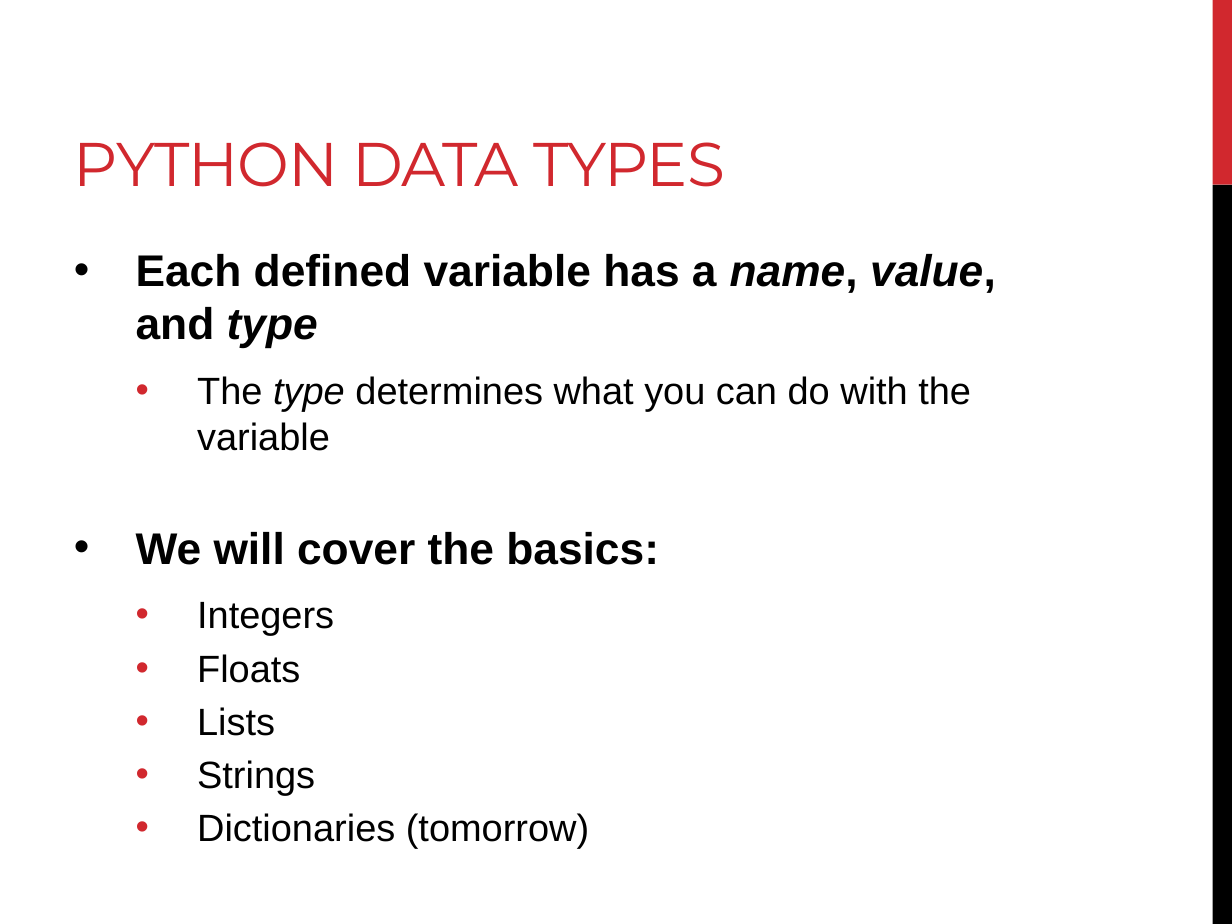
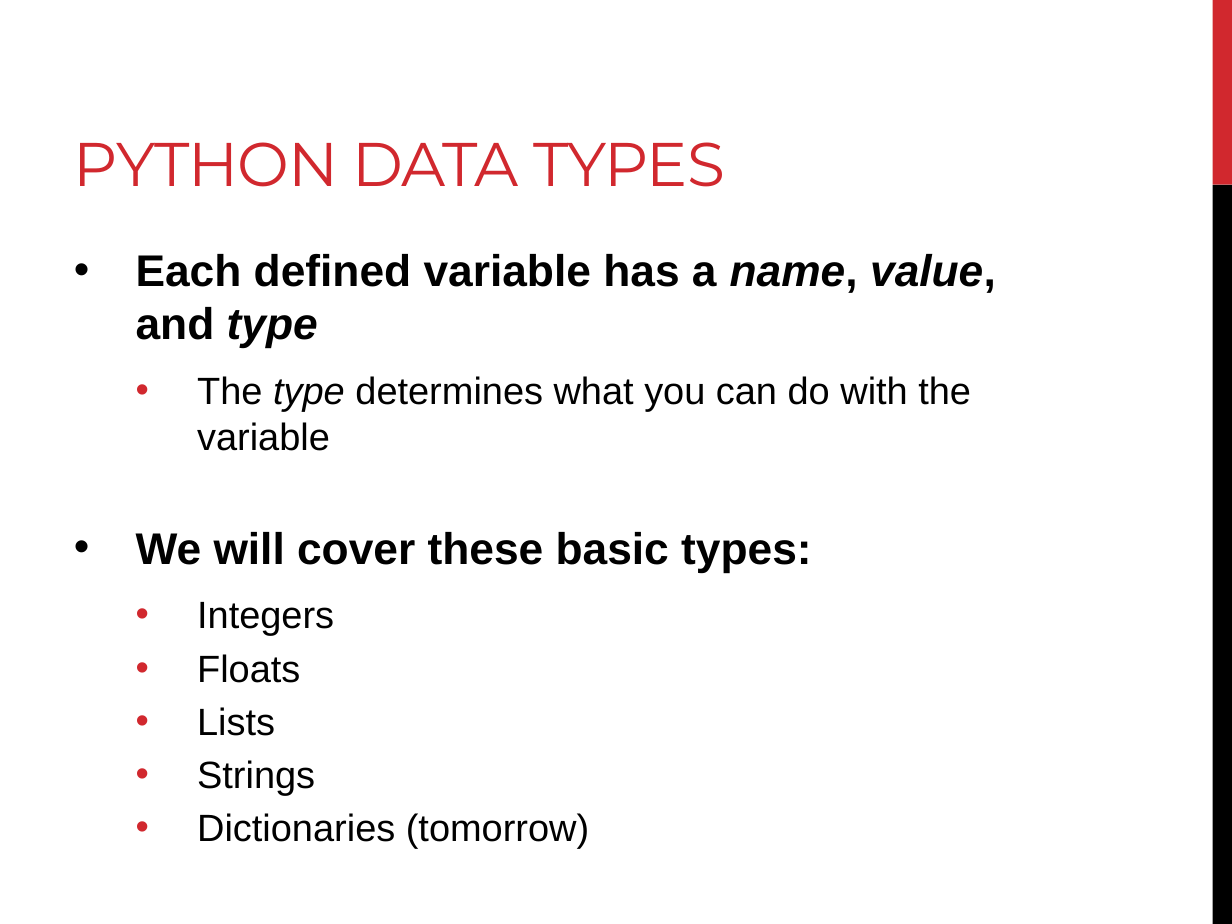
Before and after one commit to BjornFJohansson/ccbb_bigdata2015_python, a slide deck: slide 27 of slides/day1_slides.pptx (slide 22 before the commit). Drawn at 1232x924 pixels with LibreOffice and Linux fonts; fonts in the diff are those of the drawing. Boxes give left, top, right and bottom in pixels: in the first picture for what was removed or moved away, otherwise in the second. Text is boxed around its words. In the diff, an @@ line names an element or a change of style, - is before the commit and + after.

```diff
--- a/slides/day1_slides.pptx
+++ b/slides/day1_slides.pptx
@@ text at (136, 532, 812, 572): text changed @@
-• We will cover the basics:
+• We will cover these basic types:
```
Also in this commit, not shown: 3 other slides changed, 5 slides added, 7 other files.
